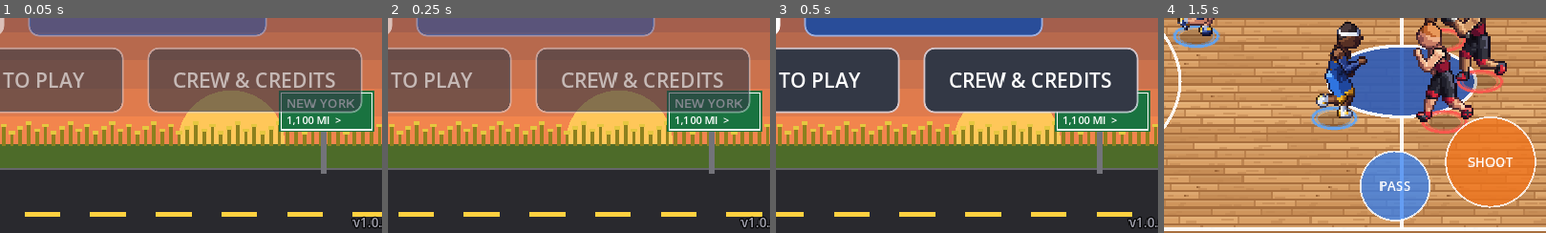
Above: before the commit, frames 1-4 (left to right).
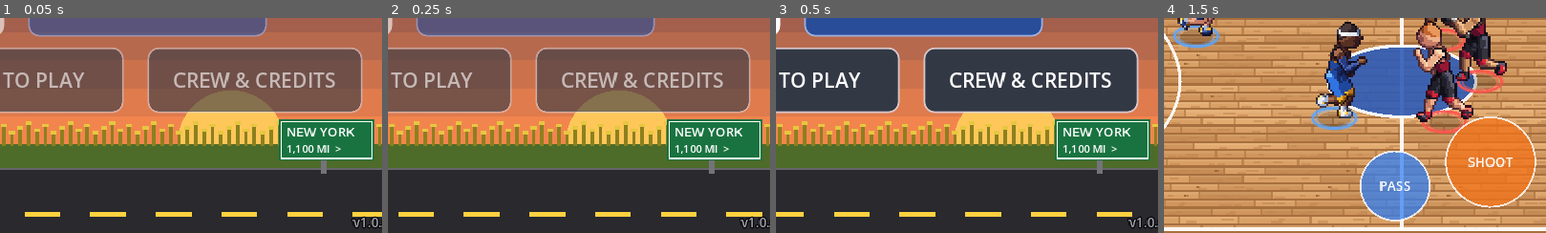
Above: after the commit, the same moments.

Repository: Kirmalo/road-trip-hoops
Game: Godot game, scene res://main.tscn
Same seed, same stepped clock (60 frames per second), same inputs: the game is played once before the commit and once after it.
Inputs (mouse positions are % of the whole screen's width and height, from its top left):
- Up to frame 1 (0.05 s): no input
- Up to frame 2 (0.25 s): no input
- Up to frame 3 (0.5 s): no input
- Up to frame 4 (1.5 s): tap Enter at 0.5, 0.6 s; move the mouse to (72, 45) at 0.52 s; hold Right 0.53-1.25 s; click (72, 45) at 0.67 s; tap Space at 0.77 s; drag from (30, 55) to (45, 70) at 1.27 s
The pictures show only the part of the screen within x 48-98%, y 48-98%; the shares and areas given below are measured in that part.

The runs differ from the first frame. In frame 1, 7.2% of the frame differs, in the area x 73-98%, y 33-67%; in frame 2, 7.2%; in frame 3, 5.1%; in frame 4, nothing differs.

Commit message:
Title: road sign below the three-button row
Co-Authored-By: Claude Opus 5.5 <noreply@anthropic.com>
Claude-Session: https://claude.ai/code/session_01K8WPuYbTD1xrCASynmgFd3

Diff:
--- a/scripts/title.gd
+++ b/scripts/title.gd
@@ -88,7 +88,7 @@
 const VAN_BOB := 2.0                           # px the van bounces
 const VAN_BOB_HZ := 3.0
 const BALL_COLOR := Color(0.92, 0.45, 0.12)
-const SIGN_POS := Vector2(1080, 470)
+const SIGN_POS := Vector2(1080, 518)   # below the three-button row (P7-04 made CREW & CREDITS reach x 1220)
 
 # Credits (kept here as a const list, board P5-06; copy new rows from CREDITS.md):
 #   [what, title, author, license, source, changes]   (changes: "" = none; every CC-BY item says what was changed)
@@ -971,7 +971,7 @@
 			draw_circle(p + Vector2(wx, s.y + 4), 8.0, Color(0.6, 0.6, 0.62))
 
 	func _draw_sign(p: Vector2) -> void:
-		draw_rect(Rect2(p + Vector2(70, 60), Vector2(10, 80)), Color(0.45, 0.45, 0.48))
+		draw_rect(Rect2(p + Vector2(70, 60), Vector2(10, maxf(20.0, ROAD_Y + 10.0 - p.y - 60.0))), Color(0.45, 0.45, 0.48))
 		draw_rect(Rect2(p, Vector2(160, 70)), Color(0.10, 0.45, 0.25))
 		draw_rect(Rect2(p + Vector2(4, 4), Vector2(152, 62)), Color.WHITE, false, 2.0)
 		var font: Font = ThemeDB.fallback_font
